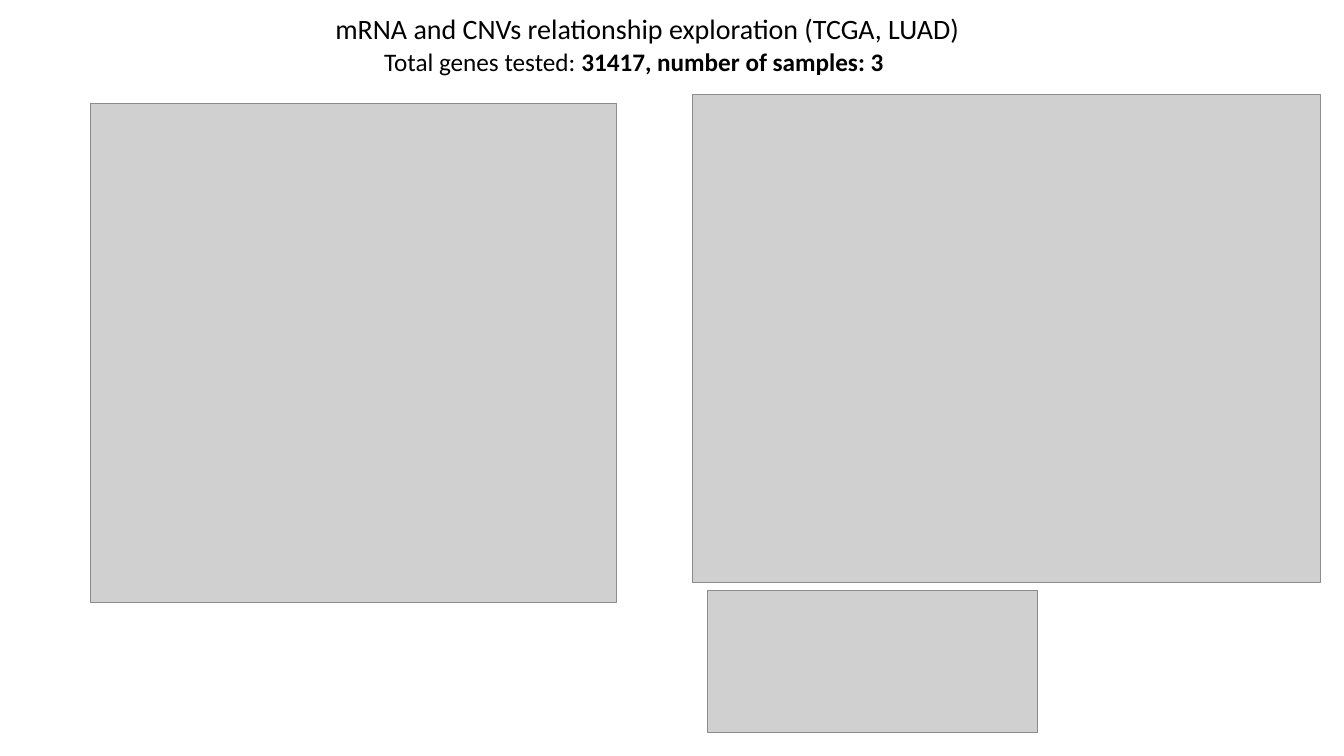
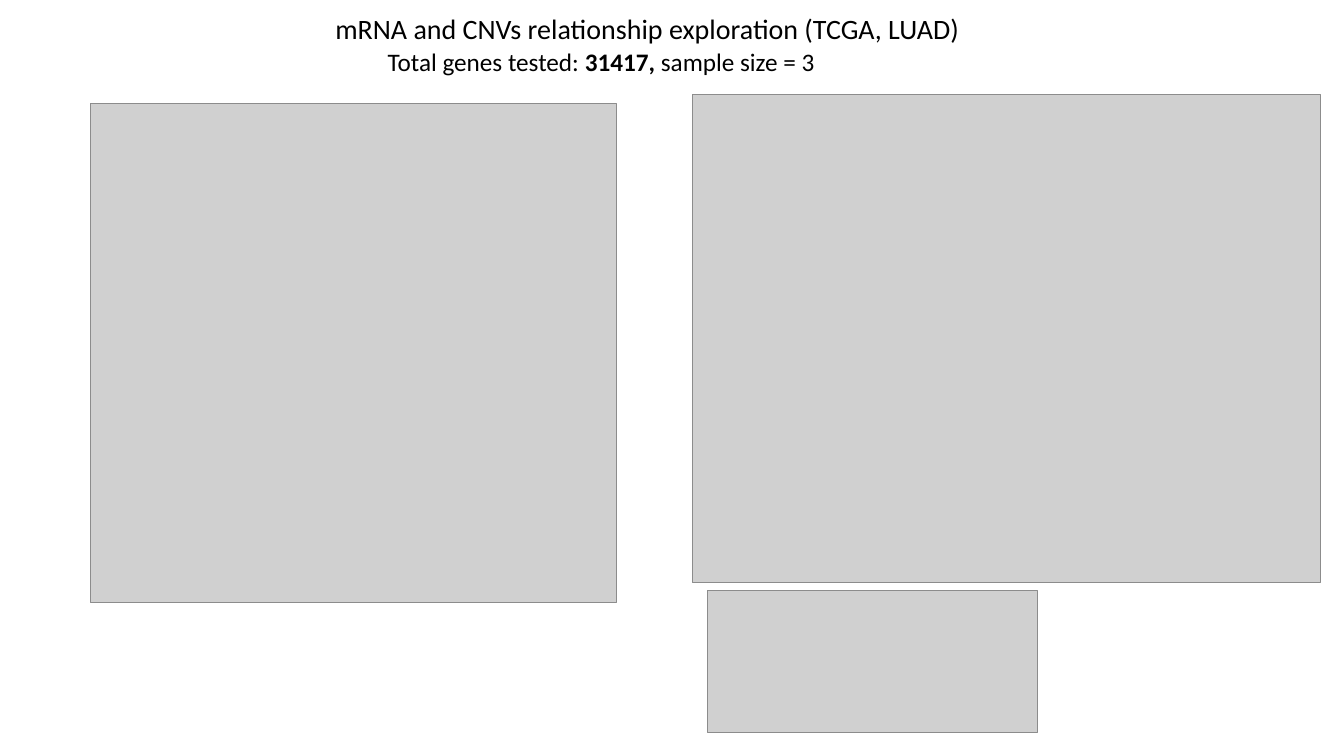
Before and after one commit to Katerina10-cloud/CN-aware-DGE, a slide deck: slide 3 of modeling DGE_CNV.pptx. Drawn at 1344x756 pixels with LibreOffice and Linux fonts; fonts in the diff are those of the drawing; grey boxes stand for pictures. Boxes give left, top, right and bottom in pixels: in the first picture for what was removed or moved away, otherwise in the second. Text is boxed around its words. In the diff, an @@ line names an element or a change of style, - is before the commit and + after.

```diff
--- a/modeling DGE_CNV.pptx
+++ b/modeling DGE_CNV.pptx
@@ text at [388,53,815,76]: text changed; bold off @@
-Total genes tested: 31417, number of samples: 3
+Total genes tested: 31417, sample size = 3
```
Also in this commit, not shown: 6 other slides changed, 2 slides added, 3 slides removed, 6 other files.
